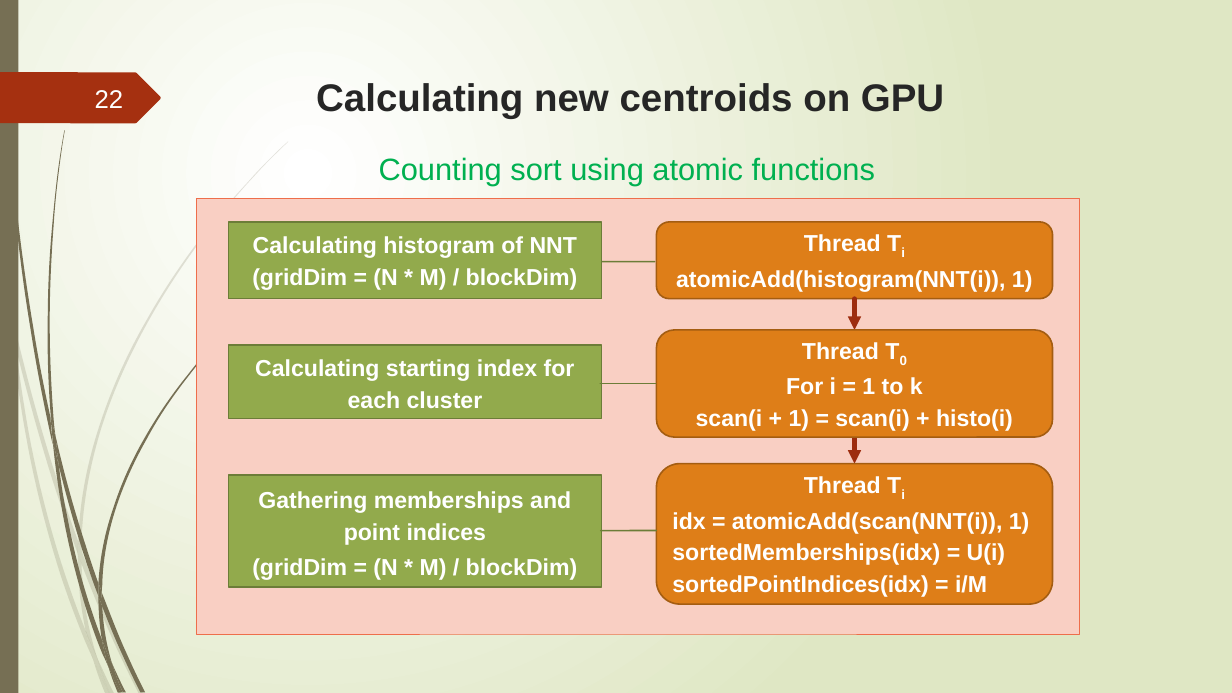
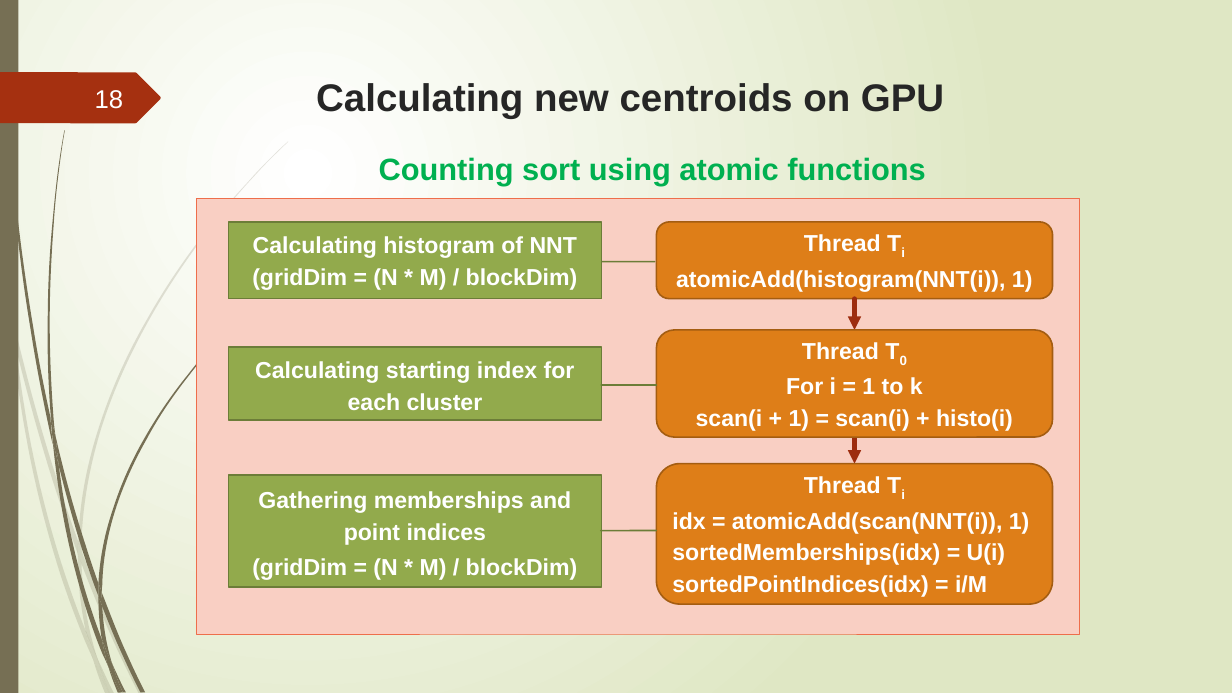
Before and after one commit to trungvdhp/master-ntou, a slide deck: slide 18 of ImageProcessing/Speeding up GFKM.pptx (slide 22 before the commit). Drawn at 1232x693 pixels with LibreOffice and Linux fonts; fonts in the diff are those of the drawing. Boxes give left, top, right and bottom in pixels: in the first picture for what was removed or moved away, otherwise in the second. Text is boxed around its words. In the diff, an @@ line names an element or a change of style, - is before the commit and + after.

```diff
--- a/ImageProcessing/Speeding up GFKM.pptx
+++ b/ImageProcessing/Speeding up GFKM.pptx
@@ page number at (95,90,124,109): text changed @@
-22
+18
@@ text "Counting sort using atomic functions" at (379,157,926,186): bold on @@
@@ border callout "Calculating starting index for each ..." at (228,347,602,421): proportions changed @@
```
Also in this commit, not shown: 27 other slides changed, 1 slide added, 5 slides removed, 3 other files.
